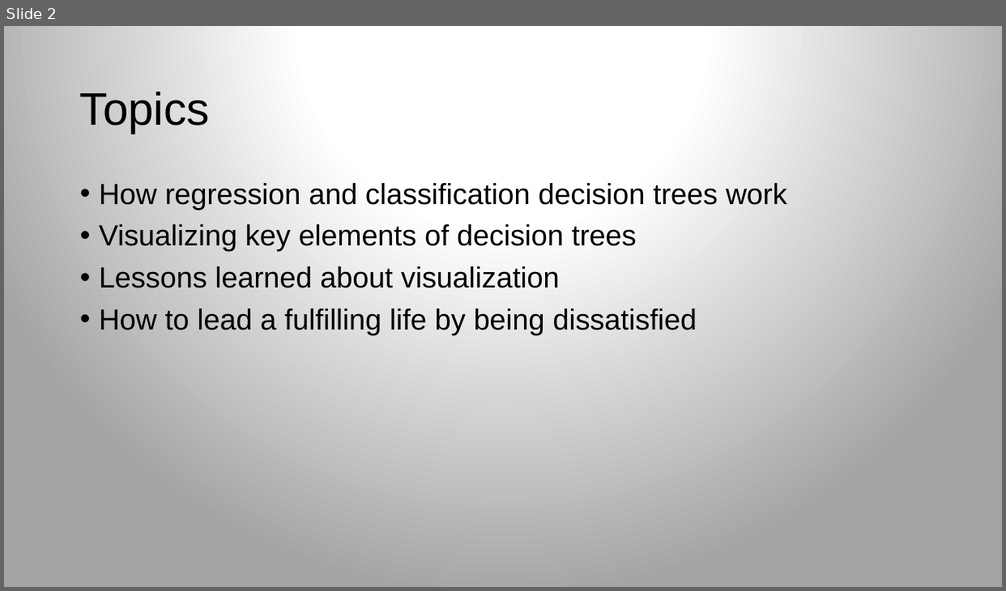
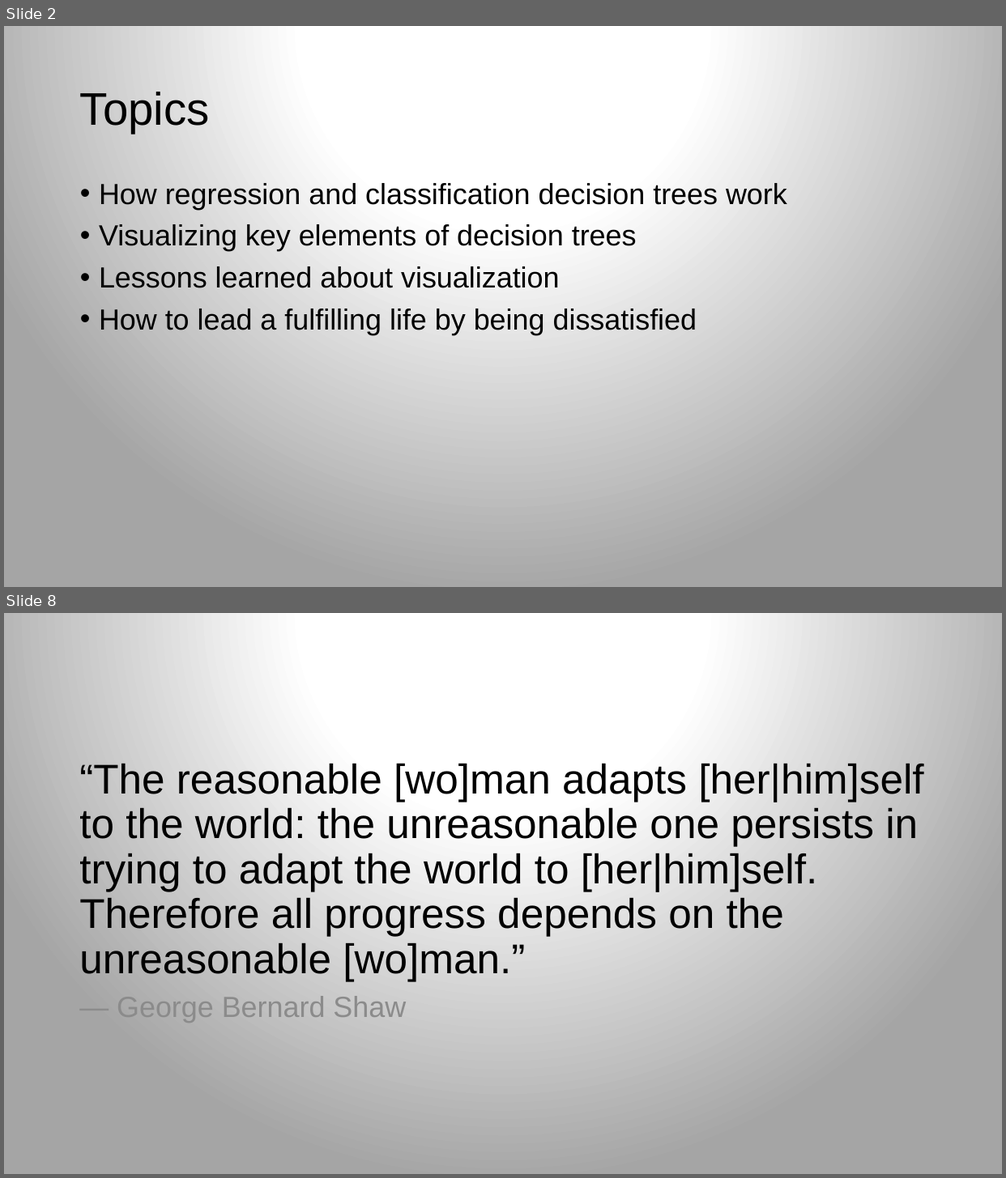
Before and after one commit to rspadim/dtreeviz, a slide deck: talk/dtreeviz.pptx. Shown one above the other, each under a label of ours: slide 2 before the commit, slides 2 and 8 after it; the slides between them are not shown. The pictures are 1006x591 and 1006x1178 pixels, drawn with LibreOffice and Linux fonts; fonts in the diff are those of the drawing; background and template pictures are left out. Boxes give left, top, right and bottom in pixels: in the first picture for what was removed or moved away, otherwise in the second. Text is boxed around its words. In the diff, an @@ line names an element or a change of style, - is before the commit and + after.

```diff
--- a/talk/dtreeviz.pptx
+++ b/talk/dtreeviz.pptx
@@ slide 8 added at [4, 613, 1002, 1174], background gradient #FFFFFF to #A5A5A5 @@
@@ title added at [79, 763, 923, 982], 40 pt, text #000000 @@
+“The reasonable [wo]man adapts [her|him]self to the world: the unreasonable one persists in trying to adapt the world to [her|him]self. Therefore all progress depends on the unreasonable [wo]man.”
@@ text added at [117, 991, 406, 1024], 28 pt, text #8C8C8C @@
+― George Bernard Shaw
```
Also in this commit, not shown: 1 slide changed, 9 other slides added, 2 other files.
